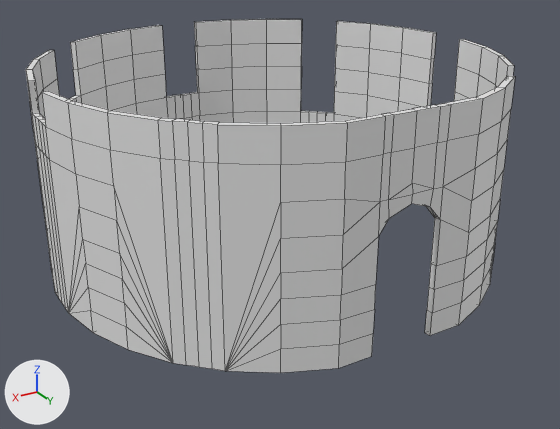
Before and after pictures for a commit that changed the FBX model Assets/models/fbx/template_small_tower_facade_base.fbx.
One viewpoint serves both versions: a camera (50 mm lens) standing at (11.25, 11.53, 10.58) and looking at (0.41, -6.54, 1.54). Lighting does not change. The marker at lower left points along +X, +Y and +Z. Mesh edges are drawn as thin lines. Where no turn or scale is listed for an object, it has been applied to the vertices.

Script lines for the objects in view, before the commit:
```python
me_template_small_tower_facade_base_mesh = bpy.data.meshes.new('template_small_tower_facade_base_mesh')
me_template_small_tower_facade_base_mesh.from_pydata(...)  # 638 vertices, 682 faces; spans x -6.73..6.74, y -14.43..-1.2, z -0.18..5.92
ob_template_small_tower_facade_base = bpy.data.objects.new('template_small_tower_facade_base', me_template_small_tower_facade_base_mesh)
ob_template_small_tower_facade_base.location = (0.0, 0.0, 0.0)
```
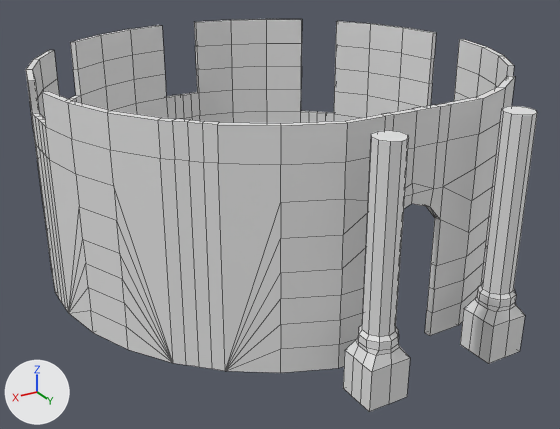
The edits, one by one:
me_template_small_tower_facade_base_mesh is used by ob_template_small_tower_facade_base; location (0.0, 0.0, 0.0).
me_template_small_tower_facade_base_mesh had 638 vertices, 682 faces and spanned x -6.73..6.74, y -14.43..-1.2, z -0.18..5.92.
me_template_small_tower_facade_base_mesh now has 778 vertices, 806 faces and spans x -6.73..6.74, y -14.43..0.5, z -0.18..5.94.
me_template_small_tower_facade_base_mesh part 1: a new loose piece of 70 vertices spanning x 1.27..2.33, y -0.5..0.5, z -0.18..5.94.
me_template_small_tower_facade_base_mesh part 2: a new loose piece of 70 vertices spanning x -2.33..-1.27, y -0.5..0.5, z -0.18..5.94.

Location of each change, (x1, y1, x2, y2) in pixels of the pictures (560 x 429 px):
'template_small_tower_facade_base', reshaped (11% taller)
    before: (26, 19, 515, 373)
    after: (26, 19, 537, 412)
part 1 of me_template_small_tower_facade_base_mesh, added
    after: (343, 130, 410, 412)
part 2 of me_template_small_tower_facade_base_mesh, added
    after: (460, 106, 537, 364)
